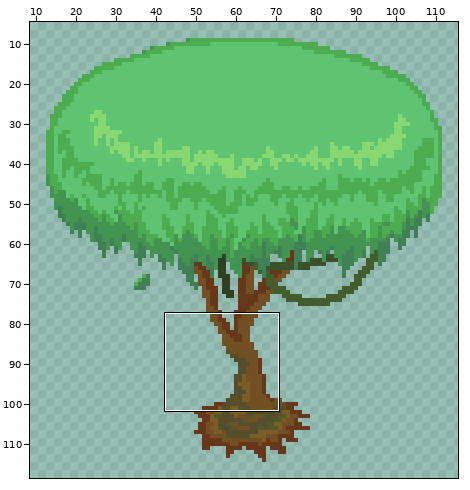
One commit to this pixel-art file: .gdignore/Aseprite/Tall-slim-tree.ase. The first picture is a wide view before the edit; the outline marks the close-up.
Close-up. Before:
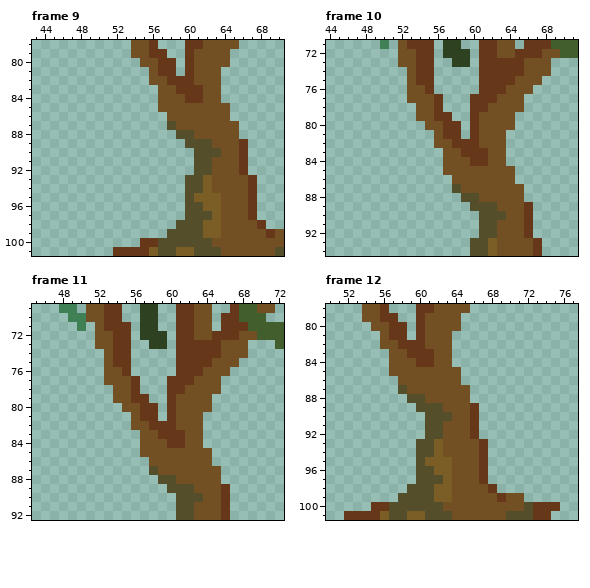
128x128 pixels, 35 frames. Shown: frame 9: x 43..70, y 78..101; frame 10: x 44..71, y 71..94; frame 11: x 45..72, y 69..92; frame 12: x 50..77, y 78..101. The wide view leaves out empty margins. The commit also changed other frames or places, which this record leaves out.
And afterwards:
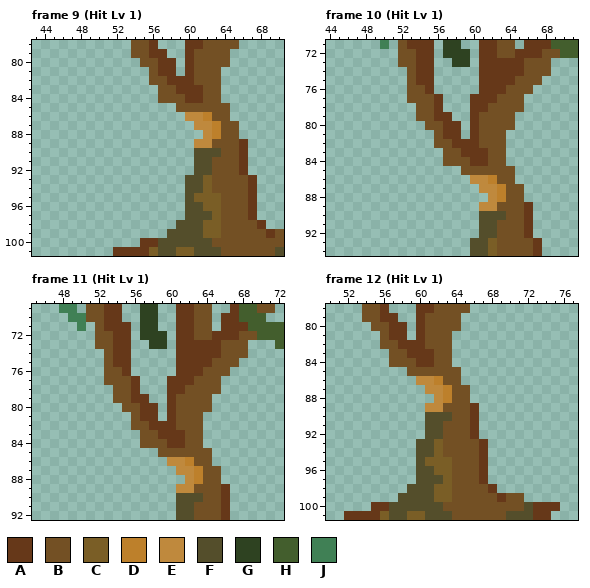
Palette (. is transparent): A #663819  B #735024  C #7a5e26  D #bd802b  E #bf893d  F #544e2b  G #2e4221  H #435e2d  J #408055
Change:
Frame 9 (Hit Lv 1), layer "Trunk":
y 85: x 57..58 BB -> ..
y 86: x 58..62 BBBBB -> ..EED
y 87: x 58..63 FBBBBB -> ...EED
y 88: x 59..63 FFBBB -> ...ED
y 89: x 60..62 FFF -> .EE
Frame 10 (Hit Lv 1), layer "Trunk": the same change as frame 9 (Hit Lv 1)
Frame 11 (Hit Lv 1), layer "Trunk": the same change as frame 9 (Hit Lv 1)
Frame 12 (Hit Lv 1), layer "Trunk": the same change as frame 9 (Hit Lv 1)
